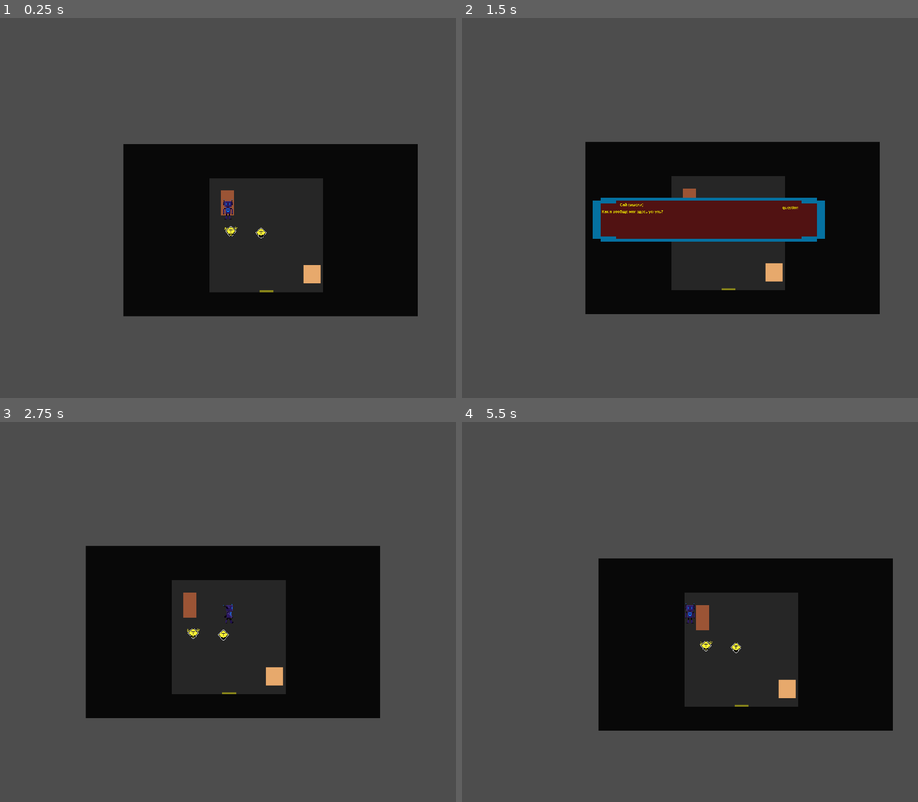
Above: before the commit, frames 1-4 (two rows, left to right).
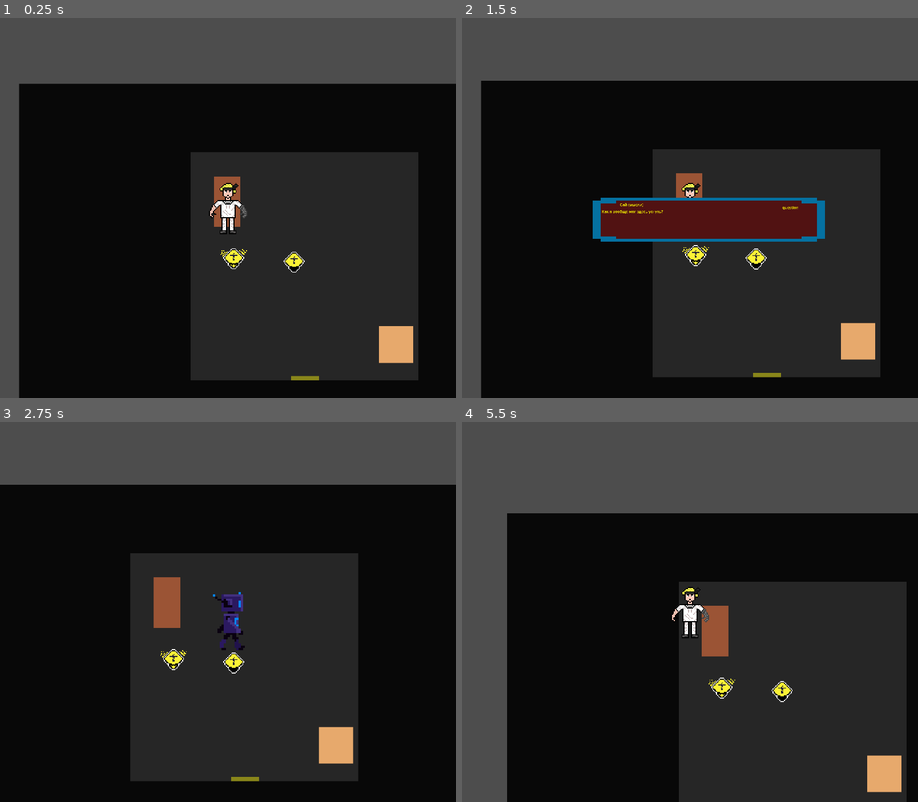
Above: after the commit, the same moments.

Repository: AlhemyD/Another
Game: Godot game, scene res://scenes/sai_room/sai_room.tscn
Same seed, same stepped clock (60 frames per second), same inputs: the game is played once before the commit and once after it.
Inputs:
- Up to frame 1 (0.25 s): no input
- Up to frame 2 (1.5 s): tap Enter at 0.5 s; hold Right (move_right) 0.53-1.28 s; hold Z (touch) 0.53-1.28 s; tap Space (skip_dialogue) at 1.25 s; hold Down (move_down) from 1.28 s (still down); tap Z (touch) at 1.35 s
- Up to frame 3 (2.75 s): tap Enter at 2 s; release Down (move_down) at 2.03 s; hold Right (move_right) from 2.03 s (still down); hold Z (touch) from 2.03 s (still down)
- Up to frame 4 (5.5 s): release Right (move_right) at 2.78 s; release Z (touch) at 2.78 s; hold Up (move_up) 2.78-3.53 s; tap Z (touch) at 2.85, 4.35 s; hold Z (touch) 3.53-4.28 s; hold Left (move_left) 3.53-5.03 s; hold Down (move_down) from 5.03 s (still down); hold Z (touch) from 5.03 s (still down)

The runs differ from the first frame. In frame 1, 65% of the frame differs, in the area x 4-100%, y 17-100%; in frame 2, 64%; in frame 3, 70%, in the area x 0-100%, y 16-100%; in frame 4, 52%.

Commit message:
upfront and downward animations for mc are done

Diff:
--- a/scenes/player/player.tscn
+++ b/scenes/player/player.tscn
@@ -1,11 +1,11 @@
 [gd_scene load_steps=20 format=3 uid="uid://dv4w0qns8khpn"]
 
-[ext_resource type="Texture2D" uid="uid://dmm3wmdabfth" path="res://assets/player_animations/blue_robots_in_down_1.png" id="1_ua7q1"]
 [ext_resource type="Script" path="res://scenes/player/player.gd" id="1_xjxuh"]
-[ext_resource type="Texture2D" uid="uid://tc07gywu6cml" path="res://assets/player_animations/blue_robots_in_down_2.png" id="2_t584i"]
-[ext_resource type="Texture2D" uid="uid://cgracf7yv1ola" path="res://assets/player_animations/blue_robots_in_down_3.png" id="3_lebhe"]
-[ext_resource type="Texture2D" uid="uid://c6dp7m3s1627u" path="res://assets/player_animations/blue_robots_in_down_4.png" id="4_3kc37"]
+[ext_resource type="Texture2D" uid="uid://ei3ycjtocpxt" path="res://assets/player_animations/Sai_down1.png" id="2_e2x5v"]
+[ext_resource type="Texture2D" uid="uid://n5sxq0ktss78" path="res://assets/player_animations/Sai_down2.png" id="3_houo6"]
+[ext_resource type="Texture2D" uid="uid://bf8i3xbvqwdaq" path="res://assets/player_animations/Sai_down3.png" id="4_f2ut3"]
 [ext_resource type="Texture2D" uid="uid://vj2kntom88un" path="res://assets/player_animations/blue_robots_in_left_1.png" id="5_0im0s"]
+[ext_resource type="Texture2D" uid="uid://bj65etc20l3fb" path="res://assets/player_animations/Sai_down4.png" id="5_lbgs6"]
 [ext_resource type="Texture2D" uid="uid://cs4q0ih68sotl" path="res://assets/player_animations/blue_robots_in_left_2.png" id="6_ouhcj"]
 [ext_resource type="Texture2D" uid="uid://dy4hf3n0o1s7v" path="res://assets/player_animations/blue_robots_in_left_3.png" id="7_wcrtt"]
 [ext_resource type="Texture2D" uid="uid://cgswgq8o12bno" path="res://assets/player_animations/blue_robots_in_left_4.png" id="8_r657n"]
@@ -13,10 +13,10 @@
 [ext_resource type="Texture2D" uid="uid://cka1hb1xiefw2" path="res://assets/player_animations/blue_robots_in_right_2.png" id="10_m8a1l"]
 [ext_resource type="Texture2D" uid="uid://d5npaev8sw5o" path="res://assets/player_animations/blue_robots_in_right_3.png" id="11_wiepq"]
 [ext_resource type="Texture2D" uid="uid://cm7pkhiniyhdf" path="res://assets/player_animations/blue_robots_in_right_4.png" id="12_vny3t"]
-[ext_resource type="Texture2D" uid="uid://omfmnxmuex5g" path="res://assets/player_animations/blue_robots_in_up_1.png" id="13_5h4tw"]
-[ext_resource type="Texture2D" uid="uid://twvhf3va1xuf" path="res://assets/player_animations/blue_robots_in_up_2.png" id="14_upgyl"]
-[ext_resource type="Texture2D" uid="uid://7q65e4bn23vb" path="res://assets/player_animations/blue_robots_in_up_3.png" id="15_0uw7b"]
-[ext_resource type="Texture2D" uid="uid://bpk75uaaf0qiu" path="res://assets/player_animations/blue_robots_in_up_4.png" id="16_6fibm"]
+[ext_resource type="Texture2D" uid="uid://ku2n1wx0bddw" path="res://assets/player_animations/Sai_up1.png" id="14_hd83n"]
+[ext_resource type="Texture2D" uid="uid://c1a78r0l0jkf4" path="res://assets/player_animations/Sai_up2.png" id="15_fpvmo"]
+[ext_resource type="Texture2D" uid="uid://cy357s5juafg5" path="res://assets/player_animations/Sai_up3.png" id="16_devoh"]
+[ext_resource type="Texture2D" uid="uid://d2m5v1cfcpa7v" path="res://assets/player_animations/Sai_up4.png" id="17_mbsum"]
 
 [sub_resource type="RectangleShape2D" id="RectangleShape2D_rrn7u"]
 size = Vector2(34, 11.1667)
@@ -25,16 +25,16 @@
 animations = [{
 "frames": [{
 "duration": 1.0,
-"texture": ExtResource("1_ua7q1")
+"texture": ExtResource("2_e2x5v")
 }, {
 "duration": 1.0,
-"texture": ExtResource("2_t584i")
+"texture": ExtResource("3_houo6")
 }, {
 "duration": 1.0,
-"texture": ExtResource("3_lebhe")
+"texture": ExtResource("4_f2ut3")
 }, {
 "duration": 1.0,
-"texture": ExtResource("4_3kc37")
+"texture": ExtResource("5_lbgs6")
 }],
 "loop": true,
 "name": &"down",
@@ -76,16 +76,16 @@
 }, {
 "frames": [{
 "duration": 1.0,
-"texture": ExtResource("13_5h4tw")
+"texture": ExtResource("14_hd83n")
 }, {
 "duration": 1.0,
-"texture": ExtResource("14_upgyl")
+"texture": ExtResource("15_fpvmo")
 }, {
 "duration": 1.0,
-"texture": ExtResource("15_0uw7b")
+"texture": ExtResource("16_devoh")
 }, {
 "duration": 1.0,
-"texture": ExtResource("16_6fibm")
+"texture": ExtResource("17_mbsum")
 }],
 "loop": true,
 "name": &"up",
@@ -96,6 +96,7 @@
 scale = Vector2(1.5, 1.5)
 disable_mode = 1
 script = ExtResource("1_xjxuh")
+speed = 200
 metadata/_edit_group_ = true
 
 [node name="CollisionShape2D" type="CollisionShape2D" parent="."]
@@ -103,9 +104,13 @@
 shape = SubResource("RectangleShape2D_rrn7u")
 
 [node name="AnimatedSprite2D" type="AnimatedSprite2D" parent="."]
+position = Vector2(0, -9.53674e-07)
+scale = Vector2(1.5, 1.5)
 sprite_frames = SubResource("SpriteFrames_ku6r7")
 animation = &"down"
 
 [node name="Camera2D" type="Camera2D" parent="."]
+position = Vector2(0, -5.33333)
 scale = Vector2(-79.2026, 10.7524)
+zoom = Vector2(2, 2)
 limit_smoothed = true
Binary file added: assets/player_animations/Sai_down1.png
Not shown, added: assets/player_animations/Sai_down1.png.import
Binary file added: assets/player_animations/Sai_down2.png
Not shown, added: assets/player_animations/Sai_down2.png.import
Binary file added: assets/player_animations/Sai_down3.png
Not shown, added: assets/player_animations/Sai_down3.png.import
Binary file added: assets/player_animations/Sai_down4.png
Not shown, added: assets/player_animations/Sai_down4.png.import
Binary file added: assets/player_animations/Sai_up1.png
Not shown, added: assets/player_animations/Sai_up1.png.import
Binary file added: assets/player_animations/Sai_up2.png
Not shown, added: assets/player_animations/Sai_up2.png.import
(and 4 more such lines)
